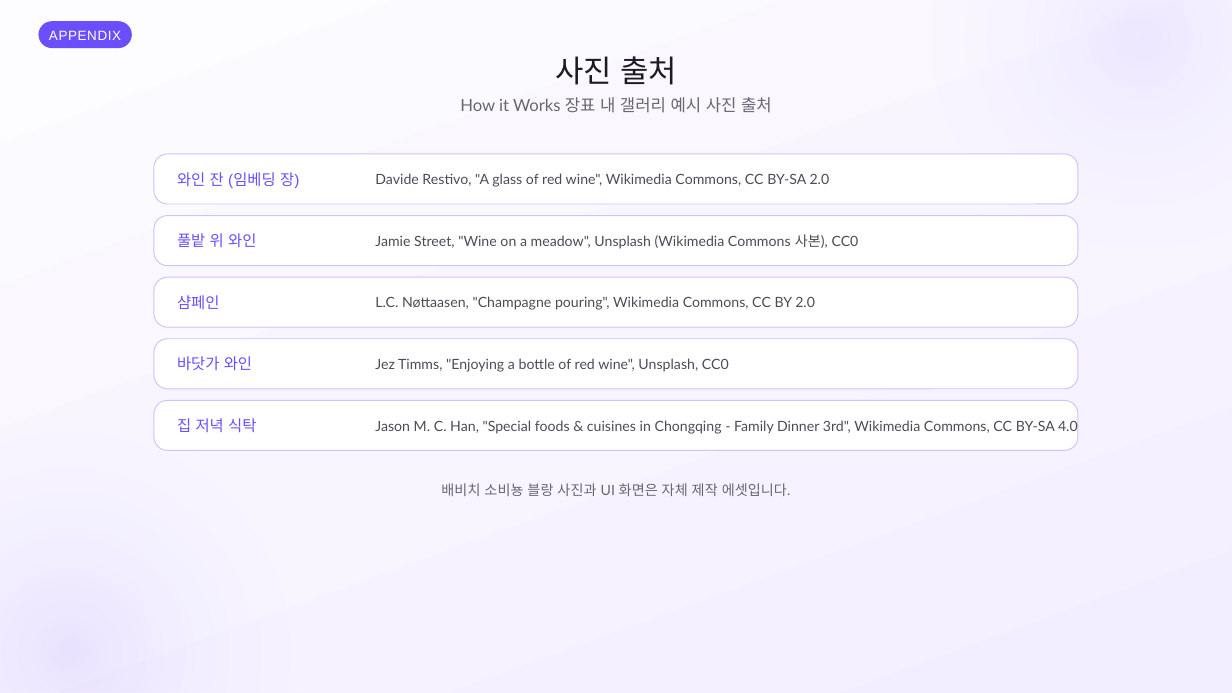
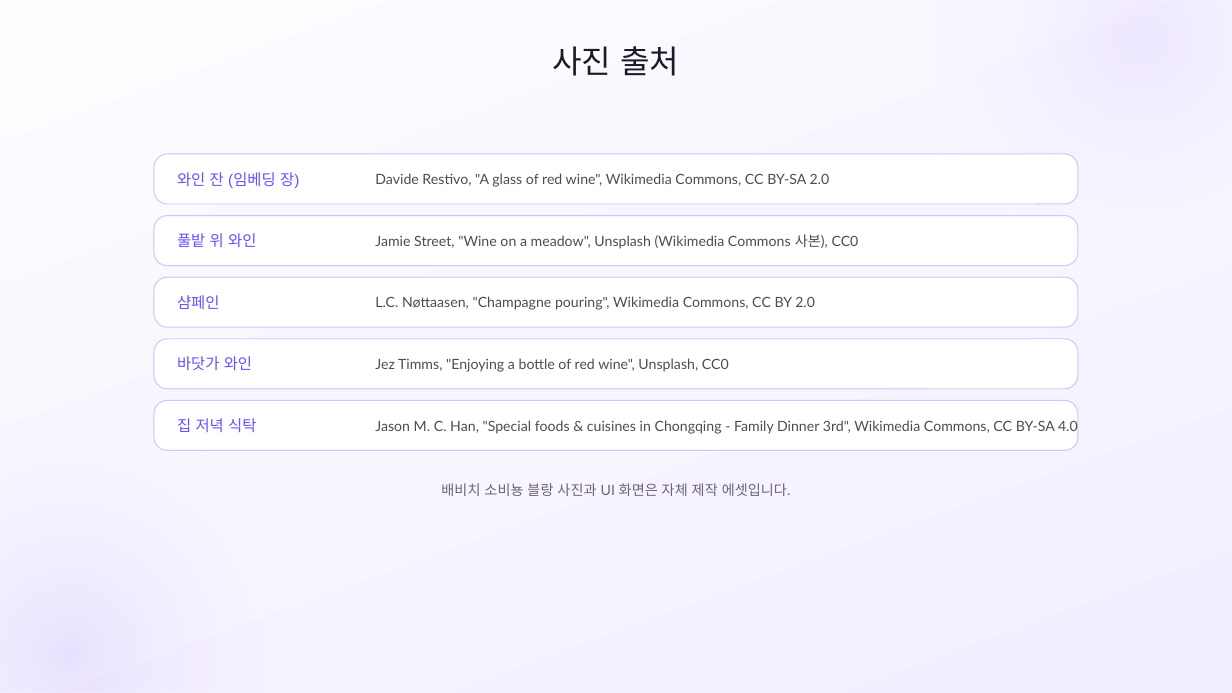
Before and after one commit to SB-Jo/t3, a slide deck: slide 29 of weave/결선준비/09_HowItWorks/HowItWorks_Argon.pptx. Drawn at 1232x693 pixels with LibreOffice and Linux fonts; fonts in the diff are those of the drawing. Boxes give left, top, right and bottom in pixels: in the first picture for what was removed or moved away, otherwise in the second. Text is boxed around its words. In the diff, an @@ line names an element or a change of style, - is before the commit and + after.

```diff
--- a/weave/결선준비/09_HowItWorks/HowItWorks_Argon.pptx
+++ b/weave/결선준비/09_HowItWorks/HowItWorks_Argon.pptx
@@ rounded rectangle removed at [39, 21, 132, 48] @@
-APPENDIX
@@ text "사진 출처": place and size @@
-text "사진 출처" at [555, 56, 677, 85]
+text "사진 출처" at [553, 46, 679, 76]
@@ text "사진 출처" at [553, 46, 679, 76]: size 24 to 25 pt; line spacing 25.6pt to 26.6pt @@
@@ text removed at [460, 97, 772, 113] @@
-How it Works 장표 내 갤러리 예시 사진 출처
```
Also in this commit, not shown: 25 other slides changed, 9 other files.
